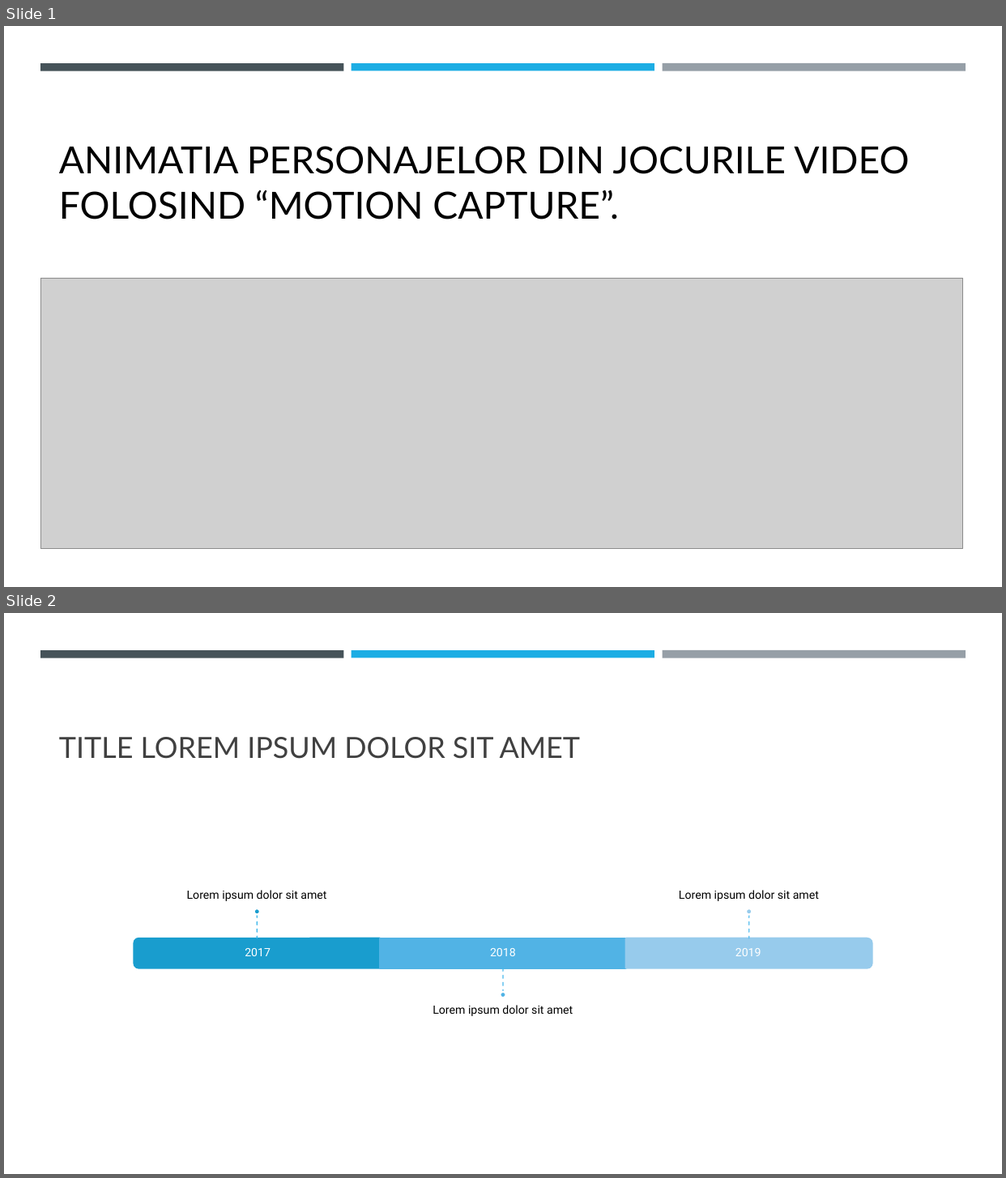
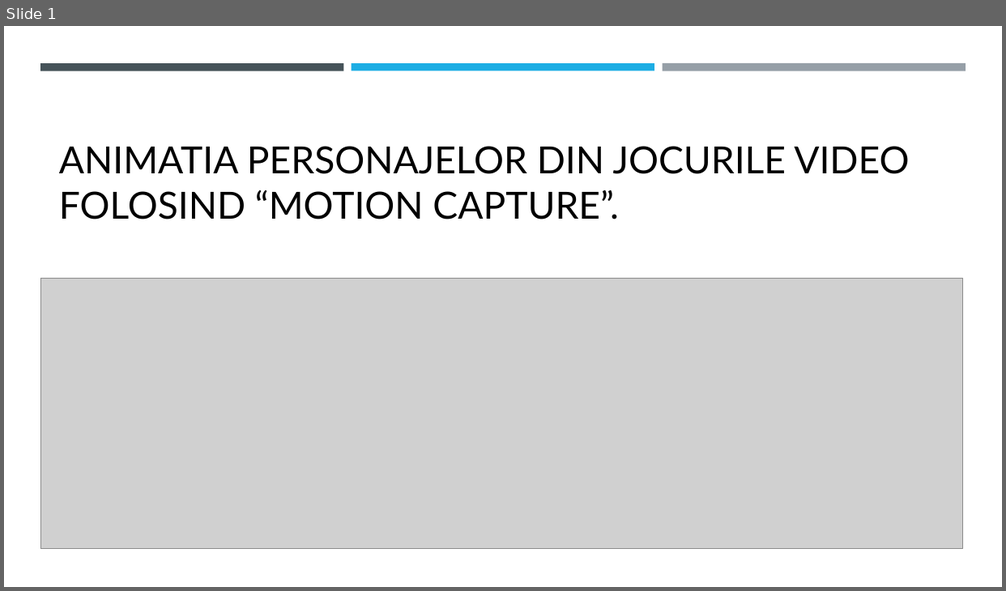
Before and after one commit to lucigrigo/University, a slide deck: 3rd Year/EGC - Computer Graphics/Animatia personajelor din jocurile video folosind.pptx. Shown one above the other, each under a label of ours: slides 1 and 2 before the commit, slide 1 after it. The pictures are 1006x1178 and 1006x591 pixels, drawn with LibreOffice and Linux fonts; fonts in the diff are those of the drawing; grey boxes stand for pictures. Boxes give left, top, right and bottom in pixels: in the first picture for what was removed or moved away, otherwise in the second. Text is boxed around its words. In the diff, an @@ line names an element or a change of style, - is before the commit and + after.

```diff
--- a/3rd Year/EGC - Computer Graphics/Animatia personajelor din jocurile video folosind.pptx
+++ b/3rd Year/EGC - Computer Graphics/Animatia personajelor din jocurile video folosind.pptx
@@ slide 2 removed at (x1=4, y1=613, x2=1002, y2=1174), background #FFFFFF @@
@@ rectangle removed at (x1=40, y1=650, x2=344, y2=658) @@
@@ rectangle removed at (x1=351, y1=650, x2=654, y2=658) @@
@@ rectangle removed at (x1=662, y1=650, x2=965, y2=658) @@
@@ title removed at (x1=59, y1=737, x2=581, y2=759) @@
-TITLE LOREM IPSUM DOLOR SIT AMET
@@ group removed at (x1=134, y1=890, x2=872, y2=1016): 6 texts, 3 lines, 3 ellipses, 2 round same rects, 1 rectangle @@
-2017
-Lorem ipsum dolor sit amet
-2018
-Lorem ipsum dolor sit amet
-2019
-Lorem ipsum dolor sit amet
```
Also in this commit, not shown: 7 slides added, 5 other files.
